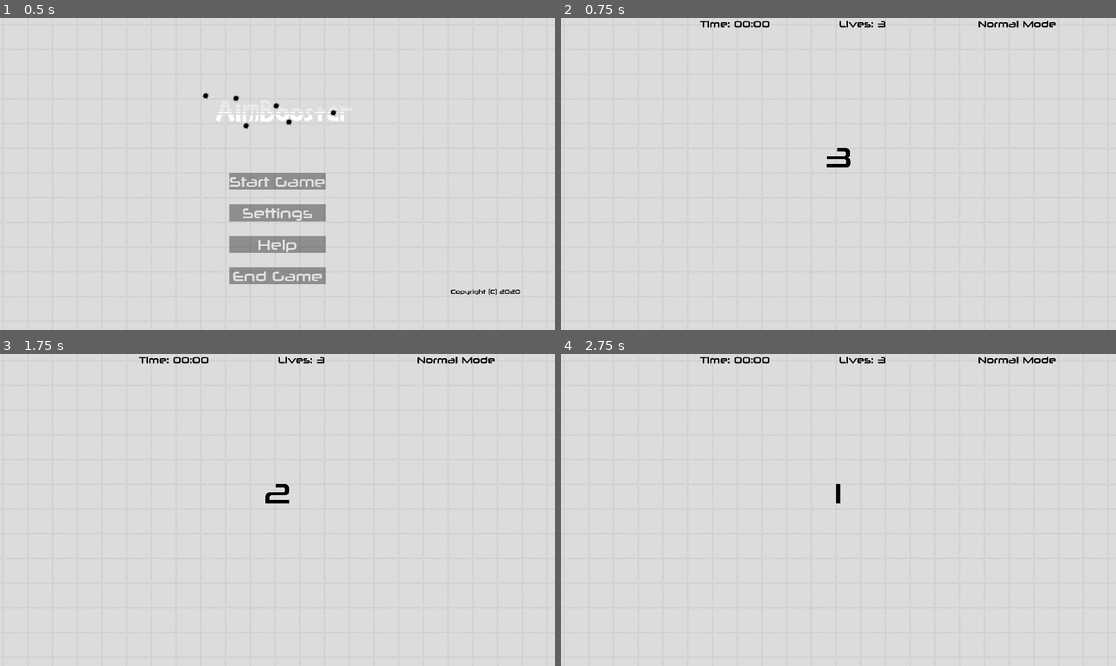
Above: before the commit, frames 1-4 (two rows, left to right).
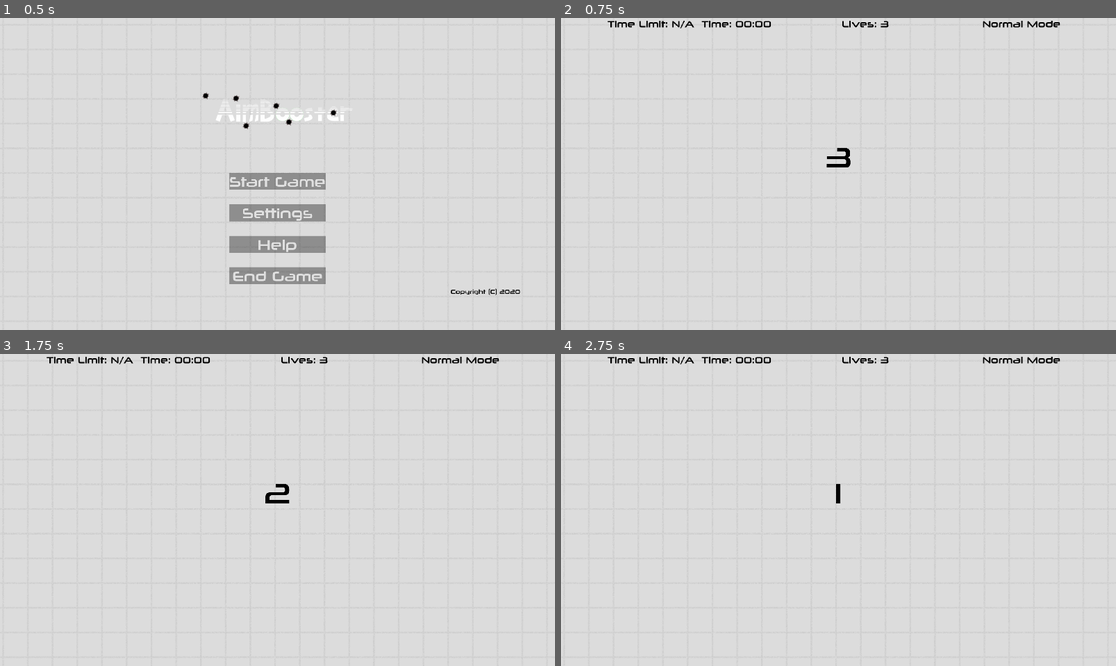
Above: after the commit, the same moments.

Repository: CasualYT31/aimbooster
Game: Godot game, scene res://scenes/Root.tscn
Two runs of this game, one before a commit and one after it. Both use one fixed random seed, a clock stepped at 60 frames per second and the inputs below.
Inputs (mouse positions are in pixels of both pictures, inside the frame that each line leads up to):
- Up to frame 1 (0.5 s): no input
- Up to frame 2 (0.75 s): click "Start Game" at 0.5 s
- Up to frame 3 (1.75 s): tap Enter at 1.25 s; move the mouse to (399, 494) at 1.27 s; click (399, 494) at 1.42 s
- Up to frame 4 (2.75 s): tap Space at 2 s; move the mouse to (727, 525) at 2.02 s; click (727, 525) at 2.17 s

Frame 1 is identical in both runs. In frame 2, 0.6% of the frame differs, in the area x 8-90%, y 0-4%; in frame 3, 0.6%; in frame 4, 0.6%.

Commit message:
Added time limit label to game HUD, managed to remove the need for second and minute counters

Diff:
--- a/scenes/GameMenu.tscn
+++ b/scenes/GameMenu.tscn
@@ -10,6 +10,10 @@
 
 [sub_resource type="DynamicFont" id=1]
 size = 100
+font_data = ExtResource( 1 )
+
+[sub_resource type="DynamicFont" id=12]
+size = 32
 font_data = ExtResource( 1 )
 
 [sub_resource type="DynamicFont" id=2]
@@ -93,31 +97,32 @@
 mouse_filter = 2
 size_flags_horizontal = 3
 size_flags_vertical = 0
-
-[node name="EmptyLabel1" type="Label" parent="GameGUI/HUD"]
-margin_top = 13.0
-margin_right = 477.0
-margin_bottom = 27.0
+custom_constants/separation = 25
+
+[node name="MaxTimeLabel" type="Label" parent="GameGUI/HUD"]
+margin_right = 461.0
+margin_bottom = 40.0
 size_flags_horizontal = 3
+custom_fonts/font = SubResource( 12 )
+align = 2
 
 [node name="TimeLabel" type="Label" parent="GameGUI/HUD"]
-margin_left = 481.0
-margin_right = 958.0
+margin_left = 486.0
+margin_right = 947.0
 margin_bottom = 40.0
 size_flags_horizontal = 3
 custom_fonts/font = SubResource( 2 )
 align = 3
 
 [node name="LivesLabel" type="Label" parent="GameGUI/HUD"]
-margin_left = 962.0
-margin_right = 1439.0
+margin_left = 972.0
+margin_right = 1433.0
 margin_bottom = 40.0
 size_flags_horizontal = 3
 custom_fonts/font = SubResource( 3 )
-align = 3
 
 [node name="ModeLabel" type="Label" parent="GameGUI/HUD"]
-margin_left = 1443.0
+margin_left = 1458.0
 margin_right = 1920.0
 margin_bottom = 40.0
 size_flags_horizontal = 3
--- a/scripts/Game.gd
+++ b/scripts/Game.gd
@@ -27,9 +27,6 @@
 # we have to delay game over checking to ensure that when a hit-and-miss is registered and one life is left
 # the game doesn't game over before the hit code portion runs which counteracts the miss
 var gameOverCheckingDelay: float = 0.0
-# HUD timer variables
-var seconds: float = 0.0
-var minutes: int = 0
 # spawn timing variables
 var spawnTimerCounter: float = 0.0 # timer that counts the number of seconds since last spawn
 var timeUntilNextSpawn: float = 3.0 # <<<defined value in _ready
@@ -66,6 +63,7 @@
 	settings = Settings.new()
 	statistics = Statistics.new(settings.lives, settings.time)
 	lives = settings.lives
+	$GameGUI/HUD/MaxTimeLabel.text = "Time Limit: " + (_convertTimeToString(float(settings.time * 60)) if settings.time != settings.INFINITE_TIME else "N/A")
 	$GameGUI/HUD/ModeLabel.text = "Enemy Mode" if settings.isEnemyMode else "Normal Mode"
 	_updateLivesDisplay()
 	_determineDifficulty()
@@ -103,8 +101,16 @@
 	if !_isPaused(): # not likely required but include just to be extra safe...
 		entireLengthOfGame += delta
 		if entireLengthOfGame >= 0:
-			seconds += delta
 			spawnTimerCounter += delta
+
+func _convertTimeToString(timeValue: float):
+	var strSeconds = str(int(timeValue) % 60)
+	var strMinutes = str(int(timeValue) / 60)
+	if len(strMinutes) == 1:
+		strMinutes = "0" + strMinutes
+	if len(strSeconds) == 1:
+		strSeconds = "0" + strSeconds
+	return strMinutes + ":" + strSeconds
 
 # Functions - Target Management
 # returns TRUE if a target was spawned, FALSE if not
@@ -266,16 +272,7 @@
 	else:
 		if $StartCountdown.text == "1": # not the best way of doing it...
 			get_node("StartCountdown").text = ""
-		var strSeconds = str(int(seconds))
-		if int(seconds) == 60:
-			seconds = 0.0
-			minutes += 1
-		var strMinutes = str(minutes)
-		if len(strMinutes) == 1:
-			strMinutes = "0" + strMinutes
-		if len(strSeconds) == 1:
-			strSeconds = "0" + strSeconds
-		get_node("GameGUI/HUD/TimeLabel").text = "Time: " + strMinutes + ":" + strSeconds
+		get_node("GameGUI/HUD/TimeLabel").text = "Time: " + _convertTimeToString(entireLengthOfGame)
 
 func _setupStatisticsMenu():
 	$GameGUI/StatisticsMenu/StatisticsContainer/LivesStartedAtValue.text = str(statistics.livesStartedAt) if settings.lives != settings.INFINITE_LIVES else "N/A"
--- a/scripts/Target.gd
+++ b/scripts/Target.gd
@@ -44,7 +44,7 @@
 			$Area2D/Sprite.modulate = ColorN("red", 1.0)
 			$Area2D.scale = Vector2(1.5, 1.5)
 		Global.TargetType.ORANGE:
-			$Area2D/Sprite.modulate = ColorN("orange", 1.0)
+			$Area2D/Sprite.modulate = Color("DB7900")
 			$Area2D.scale = Vector2(1.4, 1.4)
 		Global.TargetType.YELLOW:
 			$Area2D/Sprite.modulate = ColorN("yellow", 1.0)
Not shown: 1 places in scenes/GameMenu.tscn that only renumber resources
